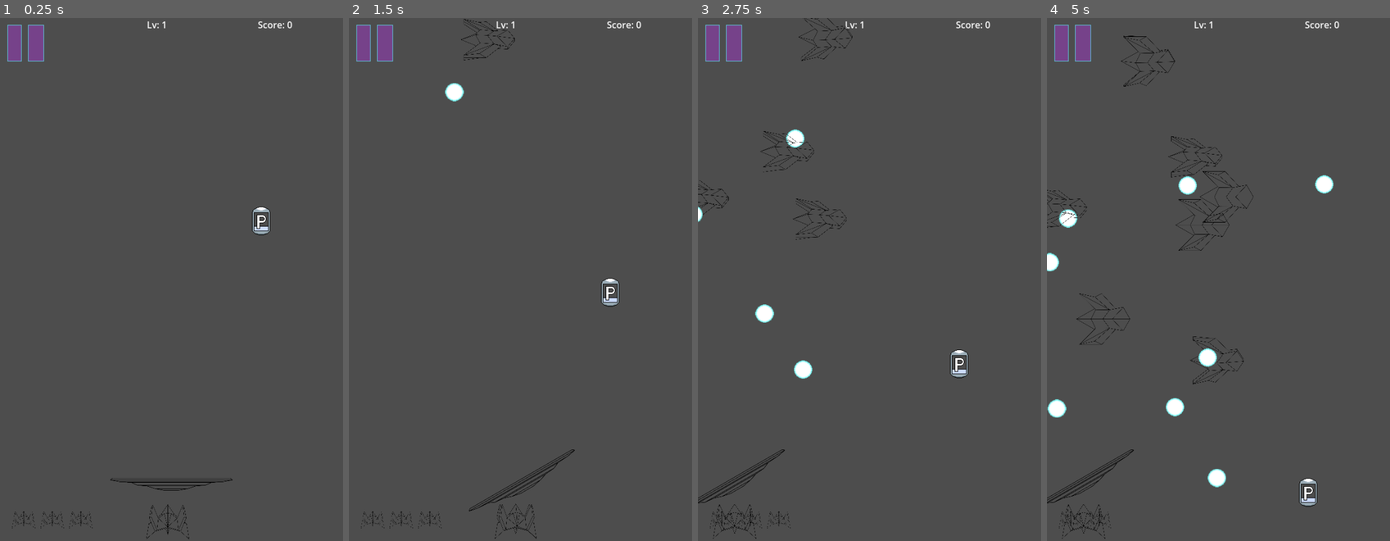
Above: before the commit, frames 1-4 (left to right).
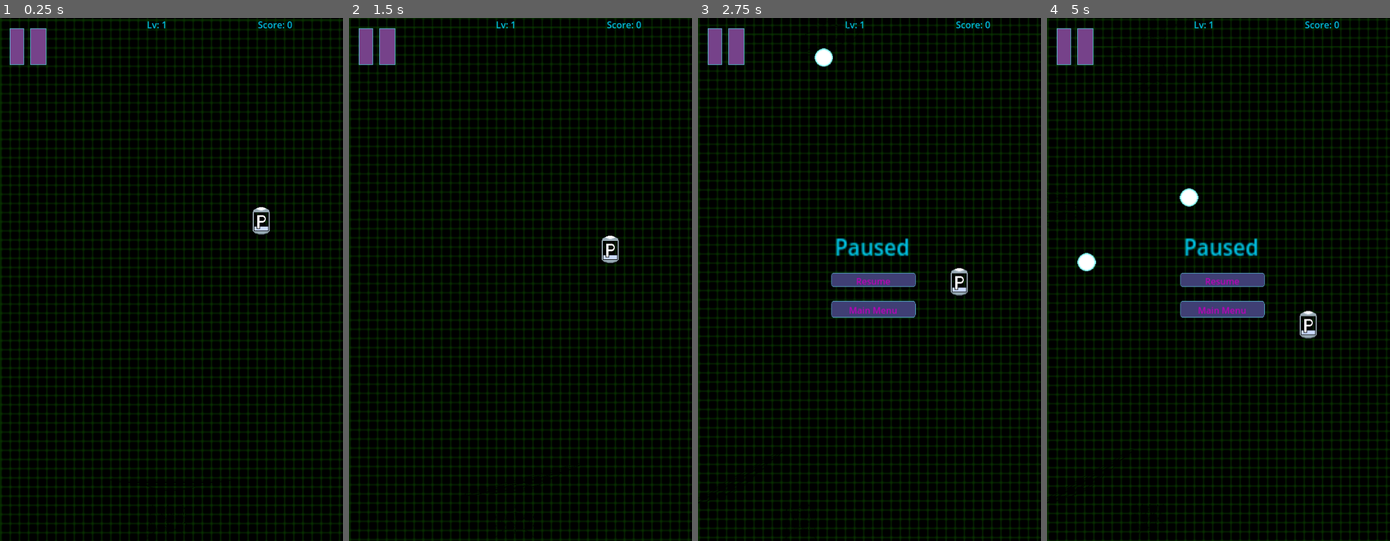
Above: after the commit, the same moments.

Repository: dommie123/Bullet_Hell
Game: Godot game, scene res://nodes/main.tscn
Same seed, same stepped clock (60 frames per second), same inputs: the game is played once before the commit and once after it.
Inputs (mouse positions are in pixels of both pictures, inside the frame that each line leads up to; where the layout moved, square brackets give the same spot in the first picture):
- Up to frame 1 (0.25 s): no input
- Up to frame 2 (1.5 s): click (376, 44) [373, 44] at 0.5 s; click (523, 284) at 1.25 s, where only the run after the commit has a clickable "Resume"
- Up to frame 3 (2.75 s): click (725, 44) [722, 44] at 2 s
- Up to frame 4 (5 s): click (1221, 310) at 2.75 s, where only the run after the commit has a clickable "Main Menu"; click (1221, 284) at 3.5 s, where only the run after the commit has a clickable "Resume"; click (1074, 44) [1071, 44] at 4.25 s

The runs differ from the first frame. In frame 1, 99% of the frame differs, in the area x 0-100%, y 0-100%; in frame 2, 99%; in frame 3, 99%; in frame 4, 99%.

Commit message:
Pause Menu added, changed label fonts

Diff:
--- /dev/null
+++ b/assets/UI/fonts/game_subheading.tres
@@ -0,0 +1,4 @@
+[gd_resource type="SystemFont" format=3 uid="uid://6qb1h1l1641a"]
+
+[resource]
+font_names = PackedStringArray("Orbitron")
--- a/nodes/main.tscn
+++ b/nodes/main.tscn
@@ -23,6 +23,9 @@
 bossScene = ExtResource("3_jlhsi")
 phase = 1
 
+[node name="UI" parent="." instance=ExtResource("4_6m70j")]
+process_mode = 3
+
 [node name="Player" parent="." instance=ExtResource("2_nnhgw")]
 position = Vector2(198, 817)
 
@@ -37,18 +40,16 @@
 autostart = true
 
 [node name="Sprite2D" type="Sprite2D" parent="."]
-visible = false
 z_index = -1
 material = SubResource("ShaderMaterial_k8ur7")
 position = Vector2(308, 465)
 texture = ExtResource("7_bndeg")
 
-[node name="UI" parent="." instance=ExtResource("4_6m70j")]
-
 [connection signal="update_score" from="." to="UI" method="_on_main_update_score"]
+[connection signal="toggle_game_paused" from="UI" to="." method="_on_ui_toggle_game_paused"]
 [connection signal="deactivate_curse" from="Player" to="." method="_on_player_deactivate_curse"]
 [connection signal="deactivate_powerup" from="Player" to="." method="_on_player_deactivate_powerup"]
 [connection signal="player_died" from="Player" to="PlayerShip" method="_on_player_player_died"]
+[connection signal="lose_life" from="PlayerShip" to="UI" method="_on_player_ship_lose_life"]
 [connection signal="lose_life" from="PlayerShip" to="Player" method="_on_player_ship_lose_life"]
-[connection signal="lose_life" from="PlayerShip" to="UI" method="_on_player_ship_lose_life"]
 [connection signal="timeout" from="EnemySpawnerTimer" to="." method="_on_enemy_spawner_timer_timeout"]
--- a/nodes/ui.tscn
+++ b/nodes/ui.tscn
@@ -1,8 +1,10 @@
-[gd_scene load_steps=4 format=3 uid="uid://by45tyjaglmsp"]
+[gd_scene load_steps=6 format=3 uid="uid://by45tyjaglmsp"]
 
 [ext_resource type="Script" path="res://scripts/ui.gd" id="1_7nk61"]
 [ext_resource type="PackedScene" uid="uid://b6ev8dcx56mgj" path="res://nodes/life_count.tscn" id="2_dmacp"]
 [ext_resource type="Texture2D" uid="uid://c18f328b2glqi" path="res://assets/UI/PauseIcon.png" id="2_uj1mv"]
+[ext_resource type="SystemFont" uid="uid://6qb1h1l1641a" path="res://assets/UI/fonts/game_subheading.tres" id="4_wyrm4"]
+[ext_resource type="Texture2D" uid="uid://byq07bmfd2jar" path="res://assets/UI/CustomButtonIcon.png" id="5_os3yk"]
 
 [node name="UI" type="ReferenceRect"]
 anchors_preset = 15
@@ -10,15 +12,32 @@
 anchor_bottom = 1.0
 grow_horizontal = 2
 grow_vertical = 2
+size_flags_horizontal = 3
+size_flags_vertical = 3
 border_color = Color(1, 0, 0, 0)
+editor_only = false
 script = ExtResource("1_7nk61")
 lifeCountScene = ExtResource("2_dmacp")
+
+[node name="TextureButton" type="TextureButton" parent="."]
+layout_mode = 0
+offset_left = 17.0
+offset_top = 18.0
+offset_right = 81.0
+offset_bottom = 82.0
+texture_normal = ExtResource("2_uj1mv")
+texture_pressed = ExtResource("2_uj1mv")
+texture_hover = ExtResource("2_uj1mv")
+texture_disabled = ExtResource("2_uj1mv")
+texture_focused = ExtResource("2_uj1mv")
 
 [node name="LevelCounter" type="RichTextLabel" parent="."]
 layout_mode = 0
 offset_left = 257.0
 offset_right = 321.0
 offset_bottom = 26.0
+theme_override_colors/default_color = Color(0, 0.772549, 0.905882, 1)
+theme_override_fonts/normal_font = ExtResource("4_wyrm4")
 text = "Lv: 1"
 
 [node name="ScoreCounter" type="RichTextLabel" parent="."]
@@ -26,16 +45,72 @@
 offset_left = 451.0
 offset_right = 600.0
 offset_bottom = 26.0
+theme_override_colors/default_color = Color(0, 0.772549, 0.905882, 1)
+theme_override_fonts/normal_font = ExtResource("4_wyrm4")
 text = "Score: 0"
 
-[node name="TextureButton" type="TextureButton" parent="."]
+[node name="PauseMenu" type="Panel" parent="."]
+visible = false
+layout_mode = 1
+anchors_preset = 15
+anchor_right = 1.0
+anchor_bottom = 1.0
+grow_horizontal = 2
+grow_vertical = 2
+
+[node name="PausedLabel" type="Label" parent="PauseMenu"]
 layout_mode = 0
-offset_left = 13.0
-offset_top = 12.0
-offset_right = 77.0
-offset_bottom = 76.0
-texture_normal = ExtResource("2_uj1mv")
-texture_pressed = ExtResource("2_uj1mv")
-texture_hover = ExtResource("2_uj1mv")
-texture_disabled = ExtResource("2_uj1mv")
-texture_focused = ExtResource("2_uj1mv")
+offset_left = 218.0
+offset_top = 371.0
+offset_right = 294.0
+offset_bottom = 411.0
+scale = Vector2(2.33522, 2.48999)
+theme_override_colors/font_color = Color(0, 0.772549, 0.905882, 1)
+theme_override_fonts/font = ExtResource("4_wyrm4")
+text = "Paused"
+horizontal_alignment = 1
+autowrap_mode = 2
+
+[node name="ResumeButton" type="TextureButton" parent="PauseMenu"]
+layout_mode = 0
+offset_left = 233.0
+offset_top = 445.0
+offset_right = 489.0
+offset_bottom = 509.0
+scale = Vector2(0.578125, 0.818182)
+texture_normal = ExtResource("5_os3yk")
+
+[node name="ResumeLabel" type="Label" parent="PauseMenu/ResumeButton"]
+layout_mode = 0
+offset_top = 4.88892
+offset_right = 153.0
+offset_bottom = 47.8889
+scale = Vector2(1.67434, 1.18367)
+theme_override_colors/font_color = Color(0.760784, 0, 0.741176, 1)
+theme_override_fonts/font = ExtResource("4_wyrm4")
+text = "Resume"
+horizontal_alignment = 1
+
+[node name="MainMenuButton" type="TextureButton" parent="PauseMenu"]
+layout_mode = 0
+offset_left = 233.0
+offset_top = 494.0
+offset_right = 489.0
+offset_bottom = 534.0
+scale = Vector2(0.577299, 0.97561)
+texture_normal = ExtResource("5_os3yk")
+
+[node name="MainMenuLabel" type="Label" parent="PauseMenu/MainMenuButton"]
+layout_mode = 0
+offset_top = 6.14999
+offset_right = 153.0
+offset_bottom = 49.15
+scale = Vector2(1.68, 1)
+theme_override_colors/font_color = Color(0.760784, 0, 0.741176, 1)
+theme_override_fonts/font = ExtResource("4_wyrm4")
+text = "Main Menu"
+horizontal_alignment = 1
+
+[connection signal="pressed" from="TextureButton" to="." method="_on_pause_button_pressed"]
+[connection signal="pressed" from="PauseMenu/ResumeButton" to="." method="_on_resume_button_pressed"]
+[connection signal="pressed" from="PauseMenu/MainMenuButton" to="." method="_on_main_menu_button_pressed"]
--- a/scripts/Main.gd
+++ b/scripts/Main.gd
@@ -182,5 +182,6 @@
 	add_child(boss)
 
 
-func _on_player_ship_lose_life():
-	pass # Replace with function body.
+func _on_ui_toggle_game_paused(paused):
+	$UI/PauseMenu.set_deferred("visible", paused)
+	get_tree().paused = paused
--- a/scripts/ui.gd
+++ b/scripts/ui.gd
@@ -1,4 +1,7 @@
 extends Control
+
+signal toggle_game_paused
+signal return_to_main_menu
 
 @export var lifeCountScene: PackedScene
 
@@ -55,3 +58,15 @@
 func _on_main_update_score(points):
 	score += points
 	$ScoreCounter.set_deferred("text", "Score: %s" % score)
+
+
+func _on_resume_button_pressed():
+	toggle_game_paused.emit(false)
+
+
+func _on_main_menu_button_pressed():
+	return_to_main_menu.emit()
+
+
+func _on_pause_button_pressed():
+	toggle_game_paused.emit(true)
Binary file added: assets/UI/CustomButtonIcon.png
Not shown, added: assets/UI/CustomButtonIcon.png.import
